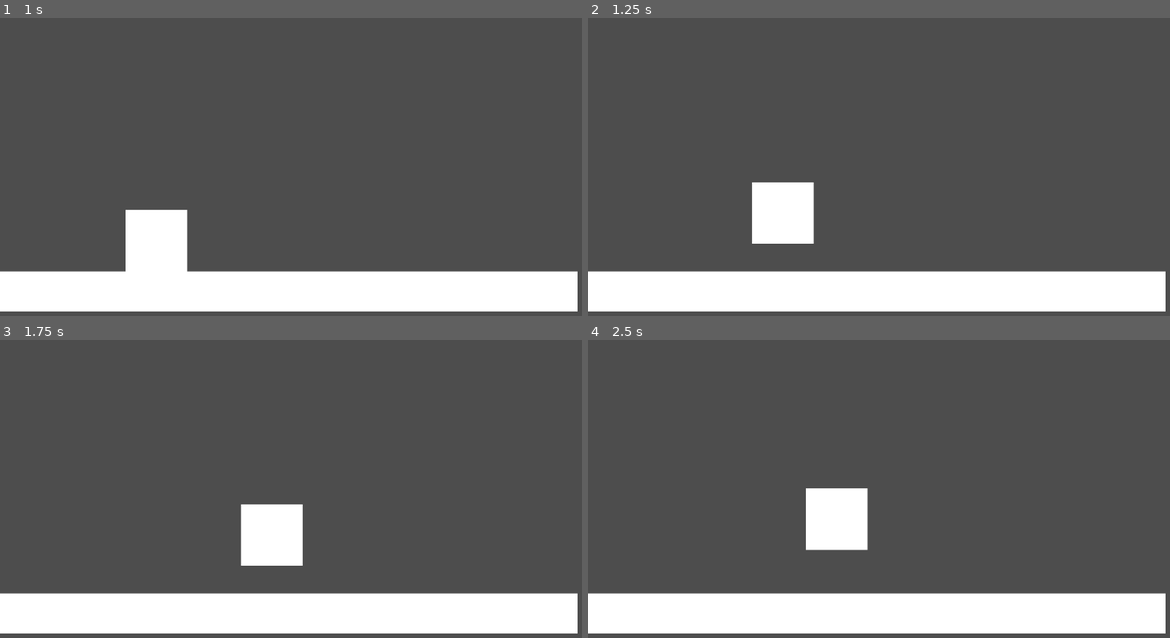
Above: before the commit, frames 1-4 (two rows, left to right).
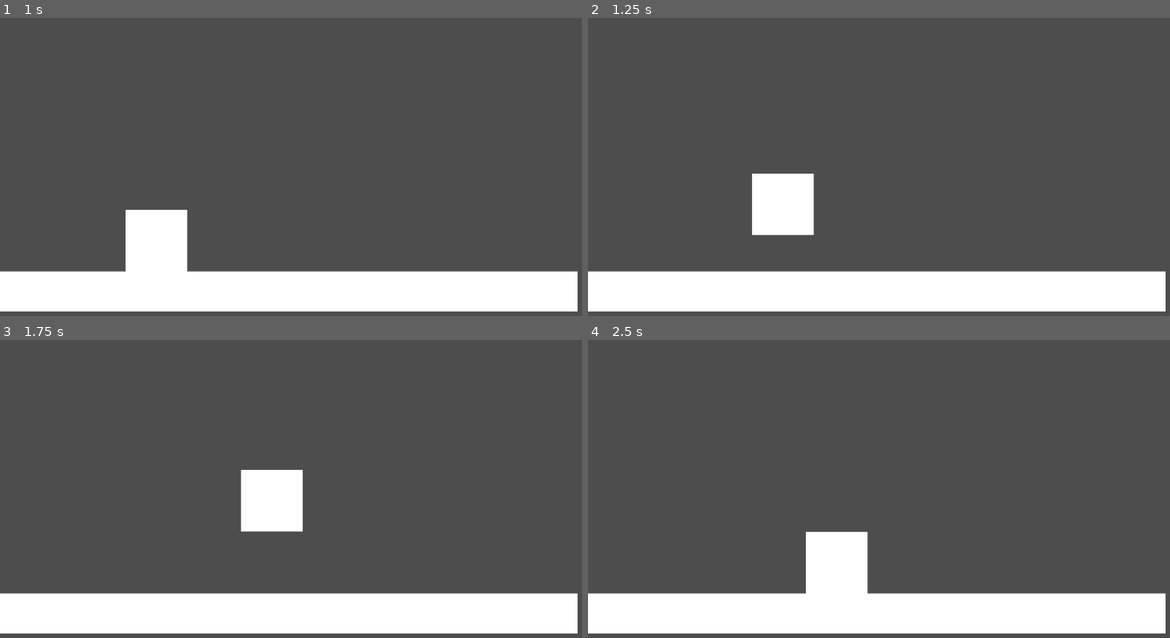
Above: after the commit, the same moments.

Repository: YhagoTomasini/LivreJam025
Game: Godot game, scene res://Scenes/main.tscn
Same seed, same stepped clock (60 frames per second), same inputs: the game is played once before the commit and once after it. The project has no main scene, so this scene is started directly.
Inputs:
- Up to frame 1 (1 s): tap Enter (ui_accept) at 0.5, 0.6, 0.77 s; hold Right (ui_right) from 0.53 s (still down)
- Up to frame 2 (1.25 s): keep holding Right (ui_right); tap Enter (ui_accept) at 1.07 s
- Up to frame 3 (1.75 s): keep holding Right (ui_right); tap Enter (ui_accept) at 1.35, 1.52 s
- Up to frame 4 (2.5 s): tap Enter (ui_accept) at 1.82, 2.1 s; release Right (ui_right) at 2.03 s; hold Left (ui_left) from 2.03 s (still down)

Frame 1 is identical in both runs. In frame 2, 0.6% of the frame differs, in the area x 28-39%, y 52-76%; in frame 3, 2.5%; in frame 4, 3.2%, in the area x 37-49%, y 49-86%.

Commit message:
update globals script movimento golem

Diff:
--- a/Scripts/globals.gd
+++ b/Scripts/globals.gd
@@ -1,10 +1,4 @@
 extends Node
 
-var characterVelo: float
-
-
-func _ready() -> void:
-	pass # Replace with function body.
-
-func _process(delta: float) -> void:
-	pass
+var VELO: float
+var PULO: float
--- a/golem.gd
+++ b/golem.gd
@@ -1,9 +1,8 @@
 extends CharacterBody2D
 
-
-const SPEED = 300.0
-const JUMP_VELOCITY = -400.0
-
+func _ready() -> void:
+	Globals.VELO = 300
+	Globals.PULO = -500
 
 func _physics_process(delta: float) -> void:
 	# Add the gravity.
@@ -12,14 +11,12 @@
 
 	# Handle jump.
 	if Input.is_action_just_pressed("ui_accept") and is_on_floor():
-		velocity.y = JUMP_VELOCITY
+		velocity.y = Globals.PULO
 
-	# Get the input direction and handle the movement/deceleration.
-	# As good practice, you should replace UI actions with custom gameplay actions.
 	var direction := Input.get_axis("ui_left", "ui_right")
 	if direction:
-		velocity.x = direction * SPEED
+		velocity.x = direction * Globals.VELO
 	else:
-		velocity.x = move_toward(velocity.x, 0, SPEED)
+		velocity.x = move_toward(velocity.x, 0, Globals.VELO)
 
 	move_and_slide()
--- a/project.godot
+++ b/project.godot
@@ -29,7 +29,7 @@
 "events": [Object(InputEventKey,"resource_local_to_scene":false,"resource_name":"","device":0,"window_id":0,"alt_presse …(194 unchanged characters)…
 , Object(InputEventJoypadButton,"resource_local_to_scene":false,"resource_name":"","device":0,"button_index":13,"pressure":0.0,"pressed":false,"script":null)
 , Object(InputEventJoypadMotion,"resource_local_to_scene":false,"resource_name":"","device":0,"axis":0,"axis_value":-1.0,"script":null)
-, Object(InputEventKey,"resource_local_to_scene":false,"reso …(132 unchanged characters)… ":false,"keycode":0,"physical_keycode":68,"key_label":0,"unicode":100,"location":0,"echo":false,"script":null)
+, Object(InputEventKey,"resource_local_to_scene":false,"reso …(132 unchanged characters)… ":false,"keycode":0,"physical_keycode":65,"key_label":0,"unicode":97,"location":0,"echo":false,"script":null)
 ]
 }
 ui_right={
@@ -37,7 +37,7 @@
 "events": [Object(InputEventKey,"resource_local_to_scene":false,"resource_name":"","device":0,"window_id":0,"alt_presse …(194 unchanged characters)…
 , Object(InputEventJoypadButton,"resource_local_to_scene":false,"resource_name":"","device":0,"button_index":14,"pressure":0.0,"pressed":false,"script":null)
 , Object(InputEventJoypadMotion,"resource_local_to_scene":false,"resource_name":"","device":0,"axis":0,"axis_value":1.0,"script":null)
-, Object(InputEventKey,"resource_local_to_scene":false,"reso …(132 unchanged characters)… ":false,"keycode":0,"physical_keycode":65,"key_label":0,"unicode":97,"location":0,"echo":false,"script":null)
+, Object(InputEventKey,"resource_local_to_scene":false,"reso …(132 unchanged characters)… ":false,"keycode":0,"physical_keycode":68,"key_label":0,"unicode":100,"location":0,"echo":false,"script":null)
 ]
 }
 ui_up={
